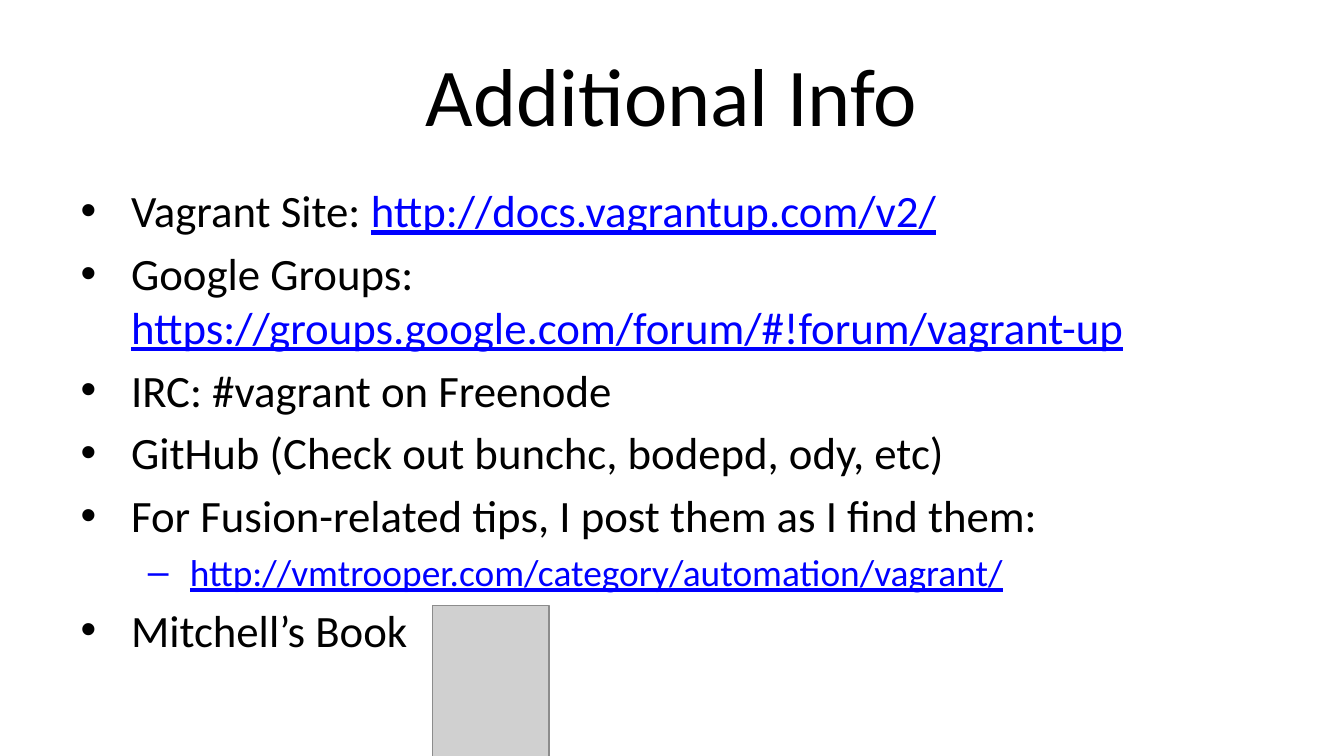
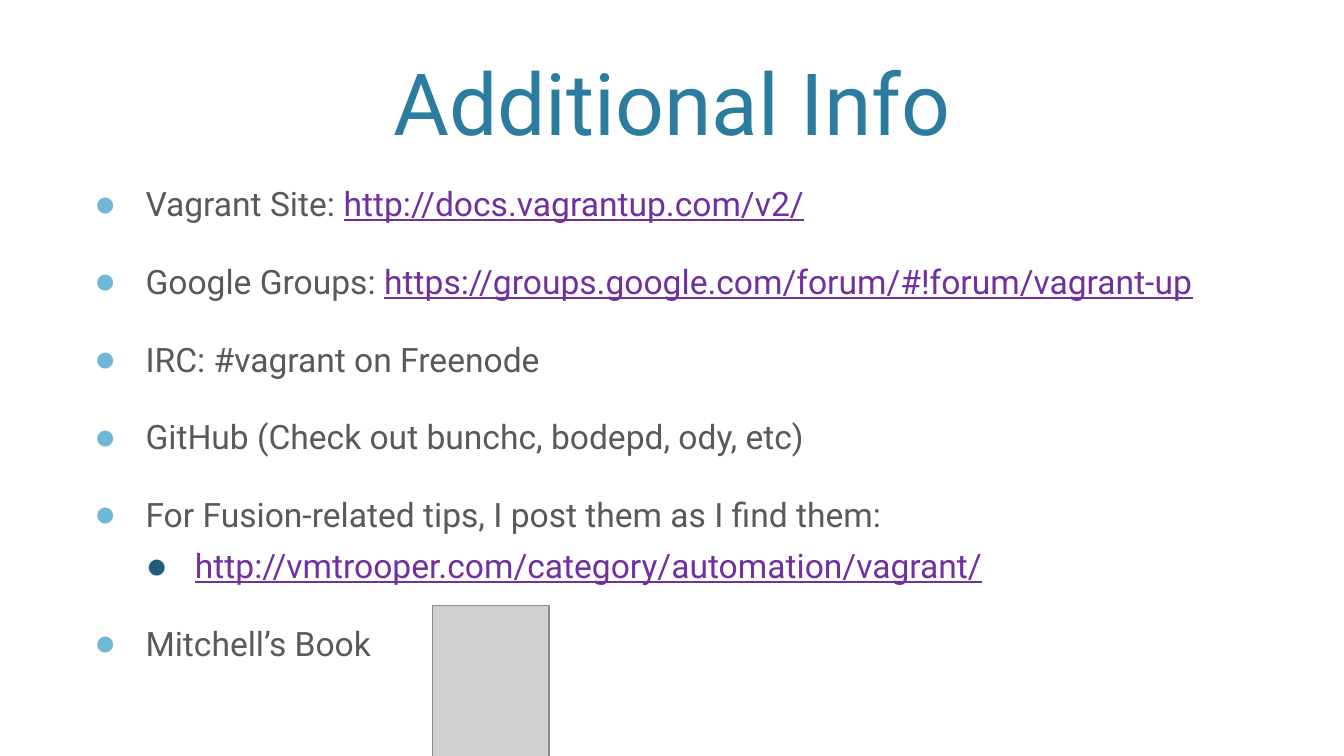
Before and after one commit to VMTrooper/VagrantBrownBag, a slide deck: slide 15 of Vagrant.pptx. Drawn at 1344x756 pixels with LibreOffice and Linux fonts; fonts in the diff are those of the drawing; grey boxes stand for pictures; background and template pictures are left out. Boxes give left, top, right and bottom in pixels: in the first picture for what was removed or moved away, otherwise in the second. Text is boxed around its words. In the diff, an @@ line names an element or a change of style, - is before the commit and + after.

```diff
--- a/Vagrant.pptx
+++ b/Vagrant.pptx
@@ title "Additional Info": place and size @@
-title "Additional Info" at (426, 69, 917, 127)
+title "Additional Info" at (393, 69, 950, 136)
@@ title "Additional Info" at (393, 69, 950, 136): size 44 to 46 pt, font Calibri to Roboto, text colour #000000 to #2C7C9F; vertical alignment middle to bottom @@
@@ text "Vagrant Site: http://docs.vagrantup.com/v2/": place and size @@
-text "Vagrant Site: http://docs.vagrantup.com/v2/" at (131, 196, 1123, 648)
+text "Vagrant Site: http://docs.vagrantup.com/v2/" at (146, 190, 1192, 657)
@@ text "Vagrant Site: http://docs.vagrantup.com/v2/" at (146, 190, 1192, 657): size 24 to 18 pt in "Vagrant Site: http://docs.vagrantup.com/v2/", "Google Groups: https://groups.google.com/forum/#!forum/vagra ...", "IRC: #vagrant on Freenode", "GitHub (Check out bunchc, bodepd, ody, etc)" and 2 more places; font Calibri to Roboto; text colour #000000 to #595959 in "Vagrant Site:", "Google Groups:", "IRC: #vagrant on Freenode", "GitHub (Check out bunchc, bodepd, ody, etc)" and 2 more places; text colour #0000FF to #7030A0 in "http://docs.vagrantup.com/v2/", "https://groups.google.com/forum/#!forum/vagrant-up", "http://vmtrooper.com/category/automation/vagrant/"; size 20 to 18 pt in "http://vmtrooper.com/category/automation/vagrant/"; bullet • to ●; more space between paragraphs; bullet – to ● @@
```
Also in this commit, not shown: 14 other slides changed.
